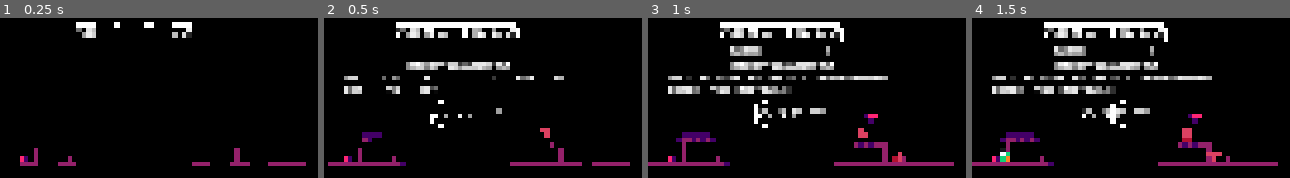
Above: before the commit, frames 1-4 (left to right).
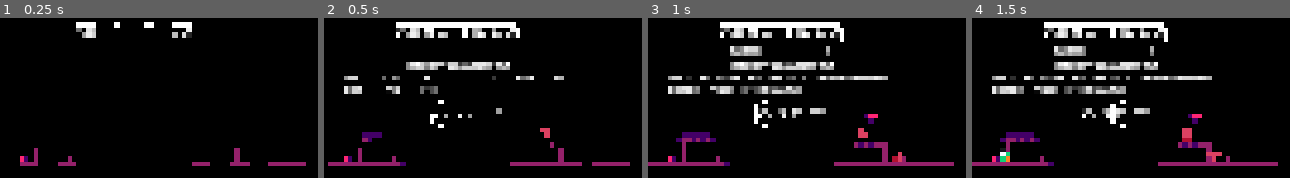
Above: after the commit, the same moments.

Repository: 100-Devs-1-Game/DragonDragonFireFire
Game: Godot game, scene res://end_screen/end_screen.tscn
The game is run twice, just before and just after one commit, with the same random seed, the same clock (stepped at 60 frames per second) and the same inputs. This scene is started directly instead of the project's main scene.
Inputs (mouse positions are in pixels of both pictures, inside the frame that each line leads up to):
- Up to frame 1 (0.25 s): no input
- Up to frame 2 (0.5 s): no input
- Up to frame 3 (1 s): tap Enter (ui_accept) at 0.5, 0.8 s; move the mouse to (outside the picture) at 0.52 s; hold D (right) from 0.53 s (still down); tap Shift (fire) at 0.6 s; tap Space (jump) at 0.77 s
- Up to frame 4 (1.5 s): keep holding D (right); tap Space (jump) at 1.07 s; move the mouse to (outside the picture) at 1.27 s; tap Enter (ui_accept) at 1.35 s

Frame 1 is identical in both runs. In frame 2, 0.2% of the frame differs, in the area x 30-36%, y 42-48%; in frame 3, 1.0%, in the area x 25-49%, y 42-48%; in frame 4, 1.0%.

Commit message:
Build menu screen system and draft title screen

Diff:
--- a/src/autoloads/game_state.gd
+++ b/src/autoloads/game_state.gd
@@ -1,5 +1,8 @@
 # Class name intentionally omitted, intended to be used as Autoload.
 extends Node
+
+# Whether the initial title screen has been shown once.
+var title_shown : bool = false
 
 var cutscene : bool = false
 var paused : bool = false
@@ -20,6 +23,7 @@
 	current_stage = 1
 	score = 0
 	time_left = float(Constants.PLAY_TIME)
+	bonus_seconds = 0
 	playtime_elapsed = 0.0
 	lives = Constants.STARTING_LIVES
 	food_eaten = 0
--- a/src/autoloads/signals.gd
+++ b/src/autoloads/signals.gd
@@ -3,6 +3,10 @@
 
 signal scene_change_triggered(new_scene : SceneDefinitions.Scenes)
 
+signal menu_screen_requested(new_screen : MenuScreenDefinitions.MenuScreen)
+signal play_game_requested()
+signal exit_game_requested()
+
 signal player_died()
 signal time_over()
 signal fire_emitted(burn_parameters : BurnParameters)
--- a/src/effects/transition_rect.tscn
+++ b/src/effects/transition_rect.tscn
@@ -12,4 +12,5 @@
 material = SubResource("ShaderMaterial_7ps1j")
 offset_right = 320.0
 offset_bottom = 180.0
+mouse_filter = 2
 texture = ExtResource("2_cp33f")
--- a/src/end_screen/end_screen.tscn
+++ b/src/end_screen/end_screen.tscn
@@ -160,7 +160,7 @@
 offset_top = 84.0
 offset_right = 296.0
 offset_bottom = 92.0
-text = "ENTER YOU INITIALS:"
+text = "ENTER YOUR INITIALS:"
 
 [node name="Initial0" type="Label" parent="NewHighscoreScreen"]
 unique_name_in_owner = true
--- a/src/game_root/game_root.gd
+++ b/src/game_root/game_root.gd
@@ -4,10 +4,19 @@
 # The node to which the game scenes will be attached as children.
 @onready var _scene_container_node : Node = %SceneContainer
 
+# The viewport i.e. the internal stage of the game.
+@onready var _game_viewport : Viewport = %GameViewport
+
 
 func _ready() -> void:
 	Signals.scene_change_triggered.connect(_on_scene_change_triggered)
 	Initialization.initialize()
+
+
+func _unhandled_input(event: InputEvent) -> void:
+	# Keyboard/gamepad -> pass through.
+	if event is InputEventKey or event is InputEventJoypadButton:
+		_game_viewport.push_input(event)
 
 
 func _on_scene_change_triggered(new_scene : SceneDefinitions.Scenes) -> void:
--- a/src/game_root/game_root.tscn
+++ b/src/game_root/game_root.tscn
@@ -18,7 +18,7 @@
 shader_parameter/mask_brightness = 0.94800004503
 shader_parameter/scanline_brightness = 0.974000022515
 shader_parameter/min_scanline_thickness = 0.81800002698
-shader_parameter/aspect = 0.75
+shader_parameter/aspect = 0.562000002945
 shader_parameter/wobble_strength = 0.0
 
 [node name="GameRoot" type="Node2D"]
@@ -31,6 +31,7 @@
 metadata/_edit_use_anchors_ = true
 
 [node name="GameViewport" type="SubViewport" parent="."]
+unique_name_in_owner = true
 snap_2d_transforms_to_pixel = true
 size = Vector2i(320, 180)
 
@@ -38,10 +39,3 @@
 unique_name_in_owner = true
 
 [node name="TitleScreen" parent="GameViewport/SceneContainer" instance=ExtResource("3_lssg5")]
-anchors_preset = 0
-anchor_right = 0.0
-anchor_bottom = 0.0
-offset_right = 320.0
-offset_bottom = 180.0
-grow_horizontal = 1
-grow_vertical = 1
--- /dev/null
+++ b/src/themes/default_stylebox.tres
@@ -0,0 +1,4 @@
+[gd_resource type="StyleBoxFlat" format=3 uid="uid://befjmyih51xn1"]
+
+[resource]
+bg_color = Color(0.6, 0.6, 0.6, 0)
--- a/src/themes/default_theme.tres
+++ b/src/themes/default_theme.tres
@@ -1,4 +1,13 @@
-[gd_resource type="Theme" format=3 uid="uid://c2bp156wiol35"]
+[gd_resource type="Theme" load_steps=2 format=3 uid="uid://c2bp156wiol35"]
+
+[ext_resource type="StyleBox" uid="uid://befjmyih51xn1" path="res://themes/default_stylebox.tres" id="1_mlkpy"]
 
 [resource]
+Button/colors/font_color = Color(0.7529412, 0.7529412, 0.7529412, 1)
+Button/colors/font_focus_color = Color(1, 1, 1, 1)
+Button/font_sizes/font_size = 8
+Button/styles/focus = ExtResource("1_mlkpy")
+Button/styles/hover = ExtResource("1_mlkpy")
+Button/styles/normal = ExtResource("1_mlkpy")
+Button/styles/pressed = ExtResource("1_mlkpy")
 Label/font_sizes/font_size = 8
--- a/src/title_screen/title_screen.gd
+++ b/src/title_screen/title_screen.gd
@@ -1,32 +1,94 @@
 class_name TitleScreen
 extends Control
 
-enum State
+enum TransitionState
 {
 	TRANSITION_IN,
-	WAITING_FOR_INPUT,
+	IDLE,
 	TRANSITION_OUT,
 }
 
-var _cur_state : State = State.TRANSITION_IN
+enum LeaveScreenAction
+{
+	START_GAME,
+	EXIT_GAME,
+}
+
+
+var _cur_transition_state : TransitionState = TransitionState.TRANSITION_IN
 var _transition_time : float = 0.0
+
+var _current_screen : MenuScreenDefinitions.MenuScreen = MenuScreenDefinitions.MenuScreen.UNDEFINED
+var _leave_screen_action : LeaveScreenAction = LeaveScreenAction.START_GAME
 
 @onready var _transition_rect : TextureRect = $TransitionRect
 
+@onready var _menu_screen_insert_coin : MenuScreenInsertCoin = $MenuScreenContainer/MenuScreenInsertCoin
+@onready var _menu_screen_main_menu : MenuScreenMainMenu = $MenuScreenContainer/MenuScreenMainMenu
+@onready var _menu_screen_settings_menu : MenuScreenSettingsMenu = $MenuScreenContainer/MenuScreenSettingsMenu
+@onready var _menu_screen_credits_screen : MenuScreenCreditsScreen = $MenuScreenContainer/MenuScreenCreditsScreen
+
 
 func _ready() -> void:
+	Signals.menu_screen_requested.connect(_on_menu_screen_requested)
+	Signals.play_game_requested.connect(_on_play_game_requested)
+	Signals.exit_game_requested.connect(_on_exit_game_requested)
+
+	_menu_screen_insert_coin.visible = false
+	_menu_screen_main_menu.visible = false
+	_menu_screen_settings_menu.visible = false
+	_menu_screen_credits_screen.visible = false
+
+	if GameState.title_shown:
+		_current_screen = MenuScreenDefinitions.MenuScreen.MAIN_MENU
+		_activate_menu_screen(MenuScreenDefinitions.MenuScreen.MAIN_MENU)
+	else:
+		_current_screen = MenuScreenDefinitions.MenuScreen.INSERT_COIN
+		_activate_menu_screen(MenuScreenDefinitions.MenuScreen.INSERT_COIN)
+		GameState.title_shown = true
+
 	assert(_transition_rect.material)
 	_transition_rect.material.set_shader_parameter("clear_progress", 0.0)
 
 
 func _process(delta : float) -> void:
-	match _cur_state:
-		State.TRANSITION_IN:
+	_update_transition(delta)
+
+
+func _update_transition(delta : float) -> void:
+	match _cur_transition_state:
+		TransitionState.TRANSITION_IN:
 			_process_transition_in(delta)
-		State.WAITING_FOR_INPUT:
-			_process_waiting_for_input(delta)
-		State.TRANSITION_OUT:
+		TransitionState.IDLE:
+			_process_transition_idle(delta)
+		TransitionState.TRANSITION_OUT:
 			_process_transition_out(delta)
+
+
+func _activate_menu_screen(new_screen : MenuScreenDefinitions.MenuScreen) -> void:
+	match _current_screen:
+		MenuScreenDefinitions.MenuScreen.INSERT_COIN:
+			_menu_screen_insert_coin.deactivate()
+		MenuScreenDefinitions.MenuScreen.MAIN_MENU:
+			_menu_screen_main_menu.deactivate()
+		MenuScreenDefinitions.MenuScreen.SETTINGS_MENU:
+			_menu_screen_settings_menu.deactivate()
+		MenuScreenDefinitions.MenuScreen.CREDITS_SCREEN:
+			_menu_screen_credits_screen.deactivate()
+		_:
+			pass
+
+	match new_screen:
+		MenuScreenDefinitions.MenuScreen.INSERT_COIN:
+			_menu_screen_insert_coin.activate()
+		MenuScreenDefinitions.MenuScreen.MAIN_MENU:
+			_menu_screen_main_menu.activate()
+		MenuScreenDefinitions.MenuScreen.SETTINGS_MENU:
+			_menu_screen_settings_menu.activate()
+		MenuScreenDefinitions.MenuScreen.CREDITS_SCREEN:
+			_menu_screen_credits_screen.activate()
+		_:
+			push_error("Invalid screen specified to activate: %s" % str(new_screen))
 
 
 func _process_transition_in(delta : float) -> void:
@@ -34,22 +96,42 @@
 	_transition_rect.material.set_shader_parameter("clear_progress", _transition_time)
 
 	if _transition_time >= 1.0:
-		_transition_time = 0.0
-		_cur_state = State.WAITING_FOR_INPUT
+		_cur_transition_state = TransitionState.IDLE
 
 
-func _process_waiting_for_input(_delta : float) -> void:
-	var accept_pressed : bool = Input.is_action_just_pressed("ui_accept")
-	var jump_pressed : bool = Input.is_action_just_pressed("jump")
-	var fire_pressed : bool = Input.is_action_just_pressed("fire")
-	if accept_pressed or jump_pressed or fire_pressed:
-		_cur_state = State.TRANSITION_OUT
+func _process_transition_idle(_delta : float) -> void:
+	_transition_time = 1.0
 
 
 func _process_transition_out(delta : float) -> void:
-	_transition_time += delta
-	_transition_rect.material.set_shader_parameter("clear_progress", 1.0 - _transition_time)
+	_transition_time -= delta
+	_transition_rect.material.set_shader_parameter("clear_progress",  _transition_time)
 
-	if _transition_time >= 1.0:
-		_transition_time = 0.0
-		Signals.scene_change_triggered.emit(SceneDefinitions.Scenes.GAME_SCENE)
+	if _transition_time <= 0.0:
+		if _leave_screen_action == LeaveScreenAction.START_GAME:
+			Signals.scene_change_triggered.emit(SceneDefinitions.Scenes.GAME_SCENE)
+		elif _leave_screen_action == LeaveScreenAction.EXIT_GAME:
+			get_tree().quit()
+
+
+func _on_menu_screen_requested(new_screen : MenuScreenDefinitions.MenuScreen) -> void:
+	_activate_menu_screen(new_screen)
+
+
+func _on_play_game_requested() -> void:
+	_leave_screen_action = LeaveScreenAction.START_GAME
+	_cur_transition_state = TransitionState.TRANSITION_OUT
+	_deactivate_all_menu_screens()
+
+
+func _on_exit_game_requested() -> void:
+	_leave_screen_action = LeaveScreenAction.EXIT_GAME
+	_cur_transition_state = TransitionState.TRANSITION_OUT
+	_deactivate_all_menu_screens()
+
+
+func _deactivate_all_menu_screens() -> void:
+	_menu_screen_insert_coin.deactivate()
+	_menu_screen_main_menu.deactivate()
+	_menu_screen_settings_menu.deactivate()
+	_menu_screen_credits_screen.deactivate()
--- a/src/title_screen/title_screen.tscn
+++ b/src/title_screen/title_screen.tscn
@@ -1,9 +1,13 @@
-[gd_scene load_steps=6 format=3 uid="uid://3j6mbl5516uy"]
+[gd_scene load_steps=11 format=3 uid="uid://3j6mbl5516uy"]
 
 [ext_resource type="Script" uid="uid://lfin03e4chuk" path="res://title_screen/title_screen.gd" id="1_dxpbd"]
-[ext_resource type="PackedScene" uid="uid://dmub8ct7sq4o6" path="res://ui/control_blink_component.tscn" id="1_g2mvh"]
 [ext_resource type="Shader" uid="uid://ng8jsrw7vop2" path="res://shaders/fire_gradient.gdshader" id="2_2dq6q"]
+[ext_resource type="PackedScene" uid="uid://kkr1juhke4x1" path="res://ui/menu_screen_insert_coin.tscn" id="3_0m3ch"]
+[ext_resource type="Shader" uid="uid://r4tl5h1pumgl" path="res://shaders/transition_shader.gdshader" id="4_0m3ch"]
+[ext_resource type="PackedScene" uid="uid://imialj7iujhl" path="res://ui/menu_screen_main_menu.tscn" id="4_fv0o7"]
 [ext_resource type="PackedScene" uid="uid://vqnw6jvlujgw" path="res://effects/transition_rect.tscn" id="4_vbjqi"]
+[ext_resource type="PackedScene" uid="uid://b5snvku6yk86l" path="res://ui/menu_screen_settings_menu.tscn" id="5_1oos5"]
+[ext_resource type="PackedScene" uid="uid://dc804bbbum0dm" path="res://ui/menu_screen_credits_screen.tscn" id="6_fh6ay"]
 
 [sub_resource type="ShaderMaterial" id="ShaderMaterial_2dq6q"]
 shader = ExtResource("2_2dq6q")
@@ -14,6 +18,11 @@
 shader_parameter/fire2 = Color(0.8, 0.2, 0, 1)
 shader_parameter/fire3 = Color(1, 0.55, 0, 1)
 shader_parameter/fire4 = Color(1, 0.8, 0.2, 1)
+
+[sub_resource type="ShaderMaterial" id="ShaderMaterial_fk0fn"]
+resource_local_to_scene = true
+shader = ExtResource("4_0m3ch")
+shader_parameter/clear_progress = 1.0
 
 [node name="TitleScreen" type="Control"]
 custom_minimum_size = Vector2(320, 180)
@@ -73,24 +82,29 @@
 theme_override_font_sizes/font_size = 16
 text = "FIRE"
 
-[node name="InsertCoinLabel" type="Label" parent="."]
+[node name="MenuScreenContainer" type="Control" parent="."]
+unique_name_in_owner = true
+custom_minimum_size = Vector2(320, 180)
 layout_mode = 1
-anchors_preset = 8
-anchor_left = 0.5
-anchor_top = 0.5
-anchor_right = 0.5
-anchor_bottom = 0.5
-offset_left = -44.0
-offset_top = 39.0
-offset_right = 44.0
-offset_bottom = 47.0
-grow_horizontal = 2
-grow_vertical = 2
-text = "INSERT COIN"
-horizontal_alignment = 1
+anchors_preset = 0
+offset_right = 40.0
+offset_bottom = 40.0
 
-[node name="ControlBlinkComponent" parent="InsertCoinLabel" instance=ExtResource("1_g2mvh")]
-layout_mode = 1
+[node name="MenuScreenInsertCoin" parent="MenuScreenContainer" instance=ExtResource("3_0m3ch")]
+visible = false
+layout_mode = 0
+
+[node name="MenuScreenMainMenu" parent="MenuScreenContainer" instance=ExtResource("4_fv0o7")]
+layout_mode = 0
+
+[node name="MenuScreenSettingsMenu" parent="MenuScreenContainer" instance=ExtResource("5_1oos5")]
+visible = false
+layout_mode = 0
+
+[node name="MenuScreenCreditsScreen" parent="MenuScreenContainer" instance=ExtResource("6_fh6ay")]
+visible = false
+layout_mode = 0
 
 [node name="TransitionRect" parent="." instance=ExtResource("4_vbjqi")]
+material = SubResource("ShaderMaterial_fk0fn")
 layout_mode = 0
--- /dev/null
+++ b/src/ui/menu_item_button.gd
@@ -0,0 +1,12 @@
+class_name MenuItemButton
+extends Button
+
+@onready var selection_arrow : TextureRect = $SelectionArrow
+
+
+func _process(_delta : float) -> void:
+	selection_arrow.visible = has_focus()
+
+
+func _on_mouse_entered():
+	grab_focus()
--- /dev/null
+++ b/src/ui/menu_item_button.tscn
@@ -0,0 +1,20 @@
+[gd_scene load_steps=3 format=3 uid="uid://cvusc0sjkj8ms"]
+
+[ext_resource type="Script" uid="uid://dx45b5t003ced" path="res://ui/menu_item_button.gd" id="1_53pli"]
+[ext_resource type="Texture2D" uid="uid://dxy1508rk5pi7" path="res://assets/ui/arrow_right.png" id="2_ds227"]
+
+[node name="MenuItemButton" type="Button"]
+offset_right = 8.0
+offset_bottom = 8.0
+text = "BUTTON LABEL"
+alignment = 0
+script = ExtResource("1_53pli")
+
+[node name="SelectionArrow" type="TextureRect" parent="."]
+layout_mode = 0
+offset_left = -12.0
+offset_right = -4.0
+offset_bottom = 8.0
+texture = ExtResource("2_ds227")
+
+[connection signal="mouse_entered" from="." to="." method="_on_mouse_entered"]
--- /dev/null
+++ b/src/ui/menu_screen.gd
@@ -0,0 +1,37 @@
+class_name MenuScreen
+extends Control
+
+@export var initial_focus : MenuItemButton = null
+@export var store_previous_selection : bool = false
+
+var _previously_visited : bool = false
+var _previous_selection : Control = null
+
+var is_active : bool = false
+
+
+func activate() -> void:
+	visible = true
+	is_active = true
+	_set_initial_focus()
+
+
+func deactivate() -> void:
+	visible = false
+	if not is_active:
+		return
+
+	is_active = false
+	_previously_visited = true
+	var focus_owner : Control = get_viewport().gui_get_focus_owner()
+	if store_previous_selection and focus_owner:
+		_previous_selection = focus_owner
+	else:
+		_previous_selection = null
+
+
+func _set_initial_focus() -> void:
+	if _previously_visited and _previous_selection and store_previous_selection:
+		_previous_selection.grab_focus()
+	elif initial_focus:
+		initial_focus.grab_focus()
--- /dev/null
+++ b/src/ui/menu_screen_credits_screen.gd
@@ -0,0 +1,2 @@
+class_name MenuScreenCreditsScreen
+extends MenuScreen
--- /dev/null
+++ b/src/ui/menu_screen_credits_screen.tscn
@@ -0,0 +1,11 @@
+[gd_scene load_steps=2 format=3 uid="uid://dc804bbbum0dm"]
+
+[ext_resource type="Script" uid="uid://dgbmjfkpyrjyo" path="res://ui/menu_screen_credits_screen.gd" id="1_28xr2"]
+
+[node name="MenuScreenCreditsScreen" type="Control"]
+custom_minimum_size = Vector2(320, 180)
+layout_mode = 3
+anchors_preset = 0
+offset_right = 320.0
+offset_bottom = 180.0
+script = ExtResource("1_28xr2")
--- /dev/null
+++ b/src/ui/menu_screen_definitions.gd
@@ -0,0 +1,11 @@
+class_name MenuScreenDefinitions
+extends RefCounted
+
+enum MenuScreen
+{
+	UNDEFINED,
+	INSERT_COIN,
+	MAIN_MENU,
+	SETTINGS_MENU,
+	CREDITS_SCREEN,
+}
--- /dev/null
+++ b/src/ui/menu_screen_insert_coin.gd
@@ -0,0 +1,13 @@
+class_name MenuScreenInsertCoin
+extends MenuScreen
+
+
+func _process(_delta : float) -> void:
+	if not is_active:
+		return
+
+	var ui_accept_pressed : bool = Input.is_action_just_pressed("ui_accept")
+	var fire_pressed : bool = Input.is_action_just_pressed("fire")
+	var jump_pressed : bool = Input.is_action_just_pressed("jump")
+	if ui_accept_pressed or fire_pressed or jump_pressed:
+		Signals.menu_screen_requested.emit(MenuScreenDefinitions.MenuScreen.MAIN_MENU)
--- /dev/null
+++ b/src/ui/menu_screen_insert_coin.tscn
@@ -0,0 +1,31 @@
+[gd_scene load_steps=3 format=3 uid="uid://kkr1juhke4x1"]
+
+[ext_resource type="PackedScene" uid="uid://dmub8ct7sq4o6" path="res://ui/control_blink_component.tscn" id="1_tffby"]
+[ext_resource type="Script" uid="uid://sq6cx1k8dcd6" path="res://ui/menu_screen_insert_coin.gd" id="1_v1342"]
+
+[node name="MenuScreenInsertCoin" type="Control"]
+custom_minimum_size = Vector2(320, 180)
+layout_mode = 3
+anchors_preset = 0
+offset_right = 320.0
+offset_bottom = 180.0
+script = ExtResource("1_v1342")
+
+[node name="InsertCoinLabel" type="Label" parent="."]
+layout_mode = 1
+anchors_preset = 8
+anchor_left = 0.5
+anchor_top = 0.5
+anchor_right = 0.5
+anchor_bottom = 0.5
+offset_left = -44.0
+offset_top = 39.0
+offset_right = 44.0
+offset_bottom = 47.0
+grow_horizontal = 2
+grow_vertical = 2
+text = "INSERT COIN"
+horizontal_alignment = 1
+
+[node name="ControlBlinkComponent" parent="InsertCoinLabel" instance=ExtResource("1_tffby")]
+layout_mode = 1
--- /dev/null
+++ b/src/ui/menu_screen_main_menu.gd
@@ -0,0 +1,10 @@
+class_name MenuScreenMainMenu
+extends MenuScreen
+
+
+func _on_play_button_pressed():
+	Signals.play_game_requested.emit()
+
+
+func _on_exit_button_pressed():
+	Signals.exit_game_requested.emit()
--- /dev/null
+++ b/src/ui/menu_screen_main_menu.tscn
@@ -0,0 +1,50 @@
+[gd_scene load_steps=3 format=3 uid="uid://imialj7iujhl"]
+
+[ext_resource type="Script" uid="uid://b6tj4a6k6kd0a" path="res://ui/menu_screen_main_menu.gd" id="1_38tuo"]
+[ext_resource type="PackedScene" uid="uid://cvusc0sjkj8ms" path="res://ui/menu_item_button.tscn" id="2_38tuo"]
+
+[node name="MenuScreenMainMenu" type="Control" node_paths=PackedStringArray("initial_focus")]
+custom_minimum_size = Vector2(320, 180)
+layout_mode = 3
+anchors_preset = 0
+offset_right = 320.0
+offset_bottom = 180.0
+script = ExtResource("1_38tuo")
+initial_focus = NodePath("PlayButton")
+metadata/_edit_vertical_guides_ = [320.0]
+metadata/_edit_horizontal_guides_ = [180.0]
+
+[node name="PlayButton" parent="." instance=ExtResource("2_38tuo")]
+layout_mode = 0
+offset_left = 132.0
+offset_top = 108.0
+offset_right = 168.0
+offset_bottom = 116.0
+text = "PLAY"
+
+[node name="SettingsButton" parent="." instance=ExtResource("2_38tuo")]
+layout_mode = 0
+offset_left = 132.0
+offset_top = 120.0
+offset_right = 196.0
+offset_bottom = 128.0
+text = "SETTINGS"
+
+[node name="CreditsButton" parent="." instance=ExtResource("2_38tuo")]
+layout_mode = 0
+offset_left = 132.0
+offset_top = 132.0
+offset_right = 188.0
+offset_bottom = 140.0
+text = "CREDITS"
+
+[node name="ExitButton" parent="." instance=ExtResource("2_38tuo")]
+layout_mode = 0
+offset_left = 132.0
+offset_top = 144.0
+offset_right = 204.0
+offset_bottom = 152.0
+text = "EXIT GAME"
+
+[connection signal="pressed" from="PlayButton" to="." method="_on_play_button_pressed"]
+[connection signal="pressed" from="ExitButton" to="." method="_on_exit_button_pressed"]
--- /dev/null
+++ b/src/ui/menu_screen_settings_menu.gd
@@ -0,0 +1,2 @@
+class_name MenuScreenSettingsMenu
+extends MenuScreen
--- /dev/null
+++ b/src/ui/menu_screen_settings_menu.tscn
@@ -0,0 +1,11 @@
+[gd_scene load_steps=2 format=3 uid="uid://b5snvku6yk86l"]
+
+[ext_resource type="Script" uid="uid://4aunxcaq13ux" path="res://ui/menu_screen_settings_menu.gd" id="1_yq3kb"]
+
+[node name="MenuScreenSettingsMenu" type="Control"]
+custom_minimum_size = Vector2(320, 180)
+layout_mode = 3
+anchors_preset = 0
+offset_right = 320.0
+offset_bottom = 180.0
+script = ExtResource("1_yq3kb")
Binary file added: src/assets/ui/arrow_right.png
Not shown, added: src/assets/ui/arrow_right.png.import
Not shown, added: src/ui/menu_item_button.gd.uid
Not shown, added: src/ui/menu_screen.gd.uid
Not shown, added: src/ui/menu_screen_credits_screen.gd.uid
Not shown, added: src/ui/menu_screen_definitions.gd.uid
Not shown, added: src/ui/menu_screen_insert_coin.gd.uid
Not shown, added: src/ui/menu_screen_main_menu.gd.uid
Not shown, added: src/ui/menu_screen_settings_menu.gd.uid
